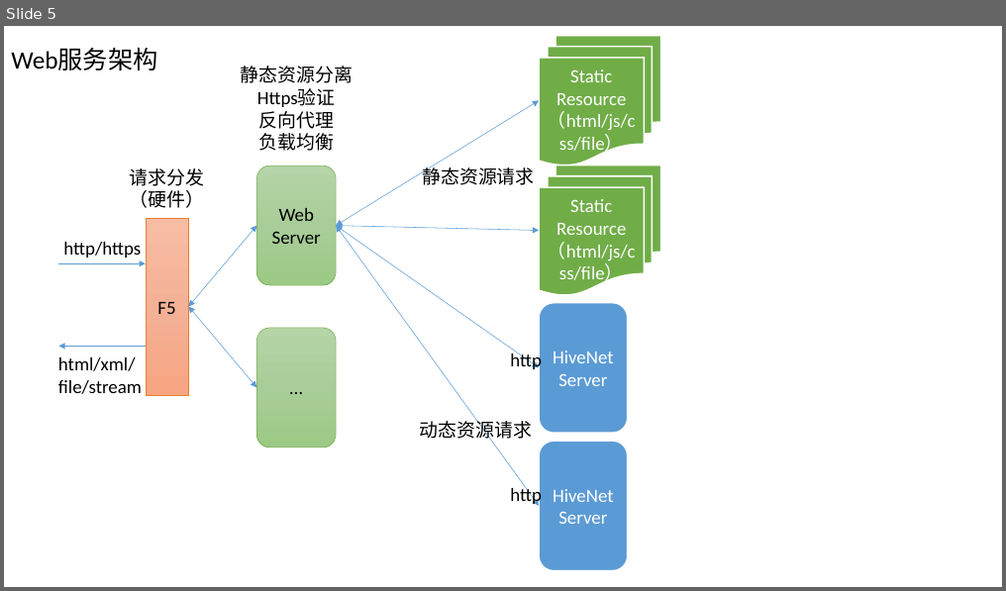
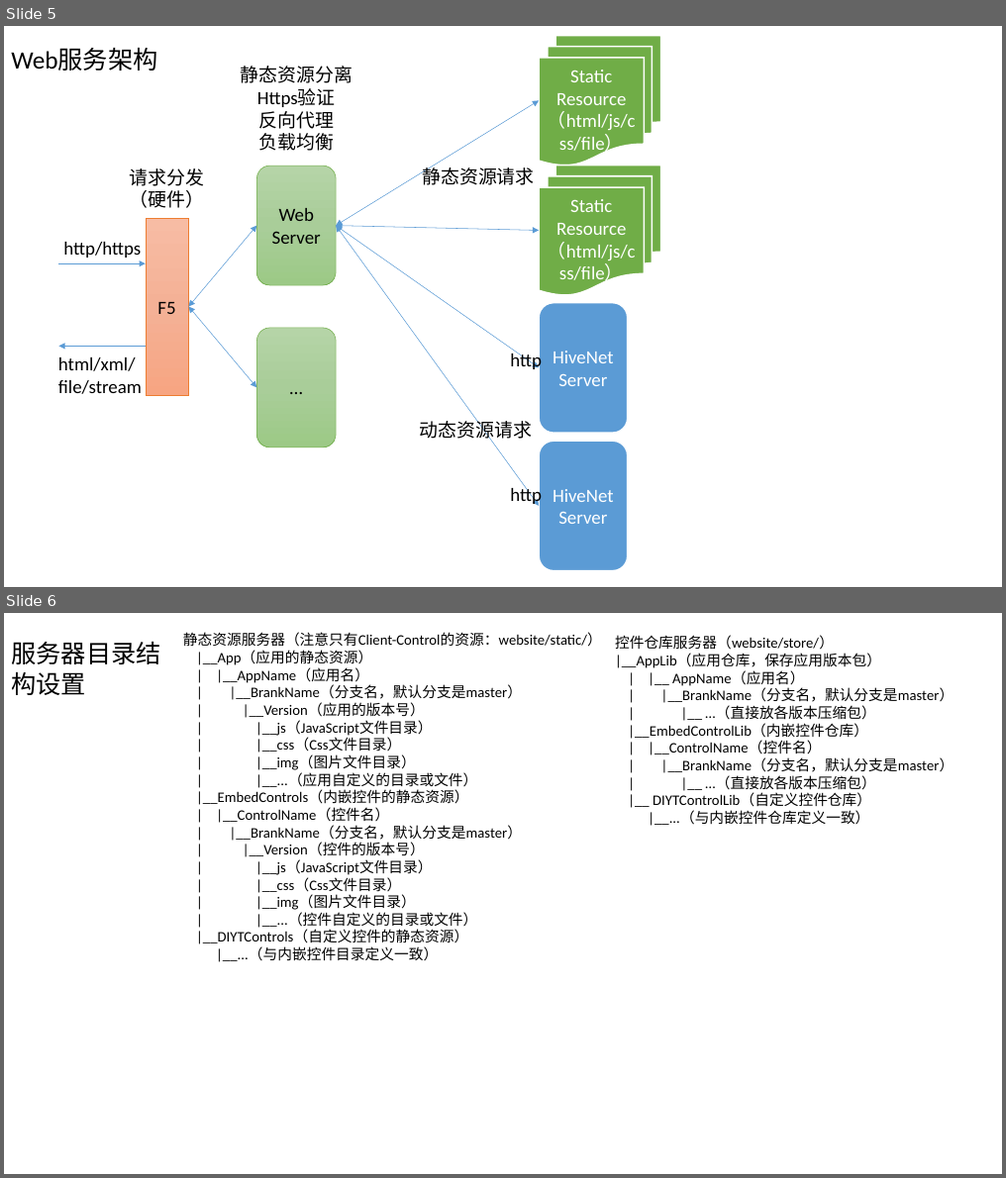
Before and after one commit to snakeclub/HiveNet, a slide deck: docs/source/designs/hivenet_architecture_diagram.pptx. Shown one above the other, each under a label of ours: slide 5 before the commit, slides 5 and 6 after it. The pictures are 1006x591 and 1006x1178 pixels, drawn with LibreOffice and Linux fonts; fonts in the diff are those of the drawing. Boxes give left, top, right and bottom in pixels: in the first picture for what was removed or moved away, otherwise in the second. Text is boxed around its words. In the diff, an @@ line names an element or a change of style, - is before the commit and + after.

```diff
--- a/docs/source/designs/hivenet_architecture_diagram.pptx
+++ b/docs/source/designs/hivenet_architecture_diagram.pptx
@@ slide 6 added at (x1=4, y1=613, x2=1002, y2=1174), background #FFFFFF @@
@@ text added at (x1=11, y1=641, x2=160, y2=695), 24 pt, text #000000 @@
+服务器目录结构设置
@@ text added at (x1=183, y1=632, x2=602, y2=962), 14 pt, text #000000 @@
+静态资源服务器（注意只有Client-Control的资源：website/static/）
+|__App（应用的静态资源）
+| |__AppName（应用名）
+| |__BrankName（分支名，默认分支是master）
+| |__Version（应用的版本号）
+| |__js（JavaScript文件目录）
+| |__css（Css文件目录）
+| |__img（图片文件目录）
+| |__...（应用自定义的目录或文件）
+|__EmbedControls（内嵌控件的静态资源）
+| |__ControlName（控件名）
+| |__BrankName（分支名，默认分支是master）
+| |__Version（控件的版本号）
+| |__js（JavaScript文件目录）
+| |__css（Css文件目录）
+| |__img（图片文件目录）
+| |__...（控件自定义的目录或文件）
+|__DIYTControls（自定义控件的静态资源）
+|__...（与内嵌控件目录定义一致）
@@ text added at (x1=615, y1=635, x2=953, y2=826), 14 pt, text #000000 @@
+控件仓库服务器（website/store/）
+|__AppLib（应用仓库，保存应用版本包）
+| |__ AppName（应用名）
+| |__BrankName（分支名，默认分支是master）
+| |__ …（直接放各版本压缩包）
+|__EmbedControlLib（内嵌控件仓库）
+| |__ControlName（控件名）
+| |__BrankName（分支名，默认分支是master）
+| |__ …（直接放各版本压缩包）
+|__ DIYTControlLib（自定义控件仓库）
+|__...（与内嵌控件仓库定义一致）
```
Also in this commit, not shown: 1 slide changed, 10 other files.
